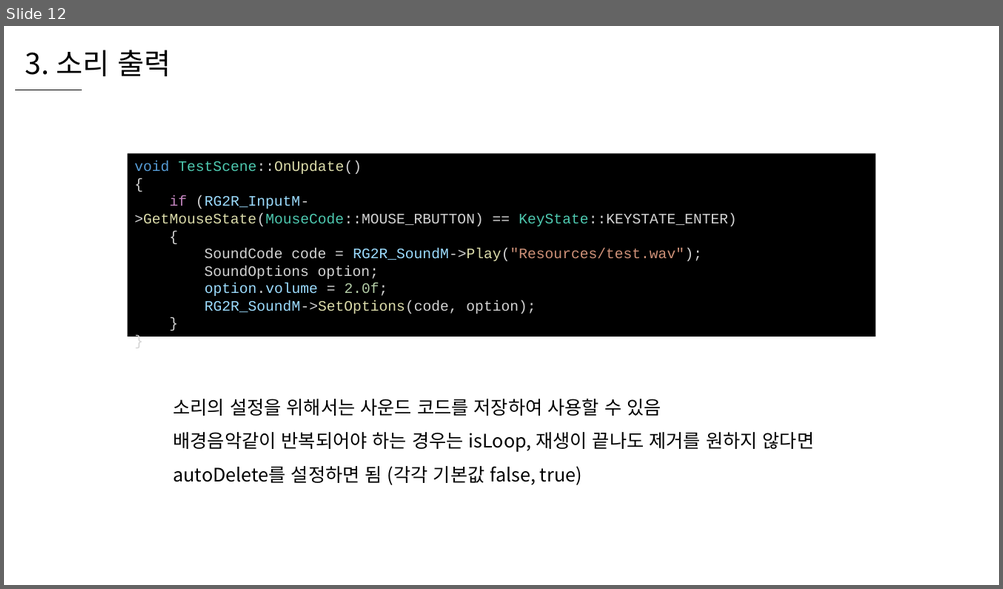
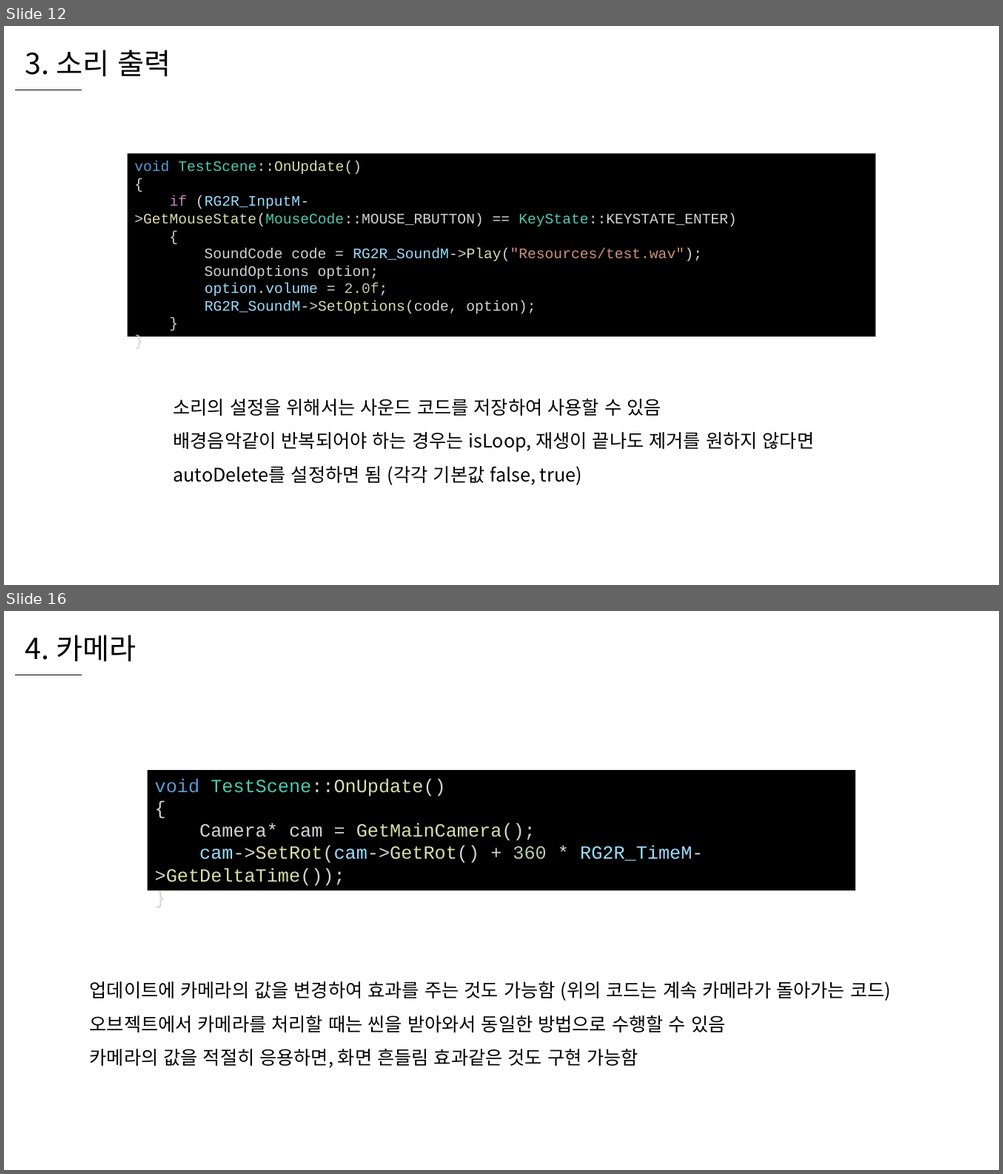
Before and after one commit to WooLyung/2021-RG-Lecture, a slide deck: 수업 자료/6 - RG 엔진 기초.pptx. Shown one above the other, each under a label of ours: slide 12 before the commit, slides 12 and 16 after it; the slides between them are not shown. The pictures are 1003x589 and 1003x1174 pixels, drawn with LibreOffice and Linux fonts; fonts in the diff are those of the drawing. Boxes give left, top, right and bottom in pixels: in the first picture for what was removed or moved away, otherwise in the second. Text is boxed around its words. In the diff, an @@ line names an element or a change of style, - is before the commit and + after.

Commit message:
수업 자료 업데이트

```diff
--- a/수업 자료/6 - RG 엔진 기초.pptx
+++ b/수업 자료/6 - RG 엔진 기초.pptx
@@ slide 16 added at (4,611,999,1170), background #FFFFFF @@
@@ text added at (25,635,136,661), 28 pt, text #000000 @@
+4. 카메라
@@ line added from (14, 675) to (82, 675), #000000 0.5 pt @@
@@ rectangle added at (148,770,855,891), fill #000000, 18 pt, text #DCDCAA @@
+void TestScene::OnUpdate()
+{
+Camera* cam = GetMainCamera();
+cam->SetRot(cam->GetRot() + 360 * RG2R_TimeM->GetDeltaTime());
+}
@@ text added at (90,982,891,1068), 18 pt, text #000000 @@
+업데이트에 카메라의 값을 변경하여 효과를 주는 것도 가능함 (위의 코드는 계속 카메라가 돌아가는 코드)
+오브젝트에서 카메라를 처리할 때는 씬을 받아와서 동일한 방법으로 수행할 수 있음
+카메라의 값을 적절히 응용하면, 화면 흔들림 효과같은 것도 구현 가능함
```
Also in this commit, not shown: 1 slide changed, 2 other slides added.
